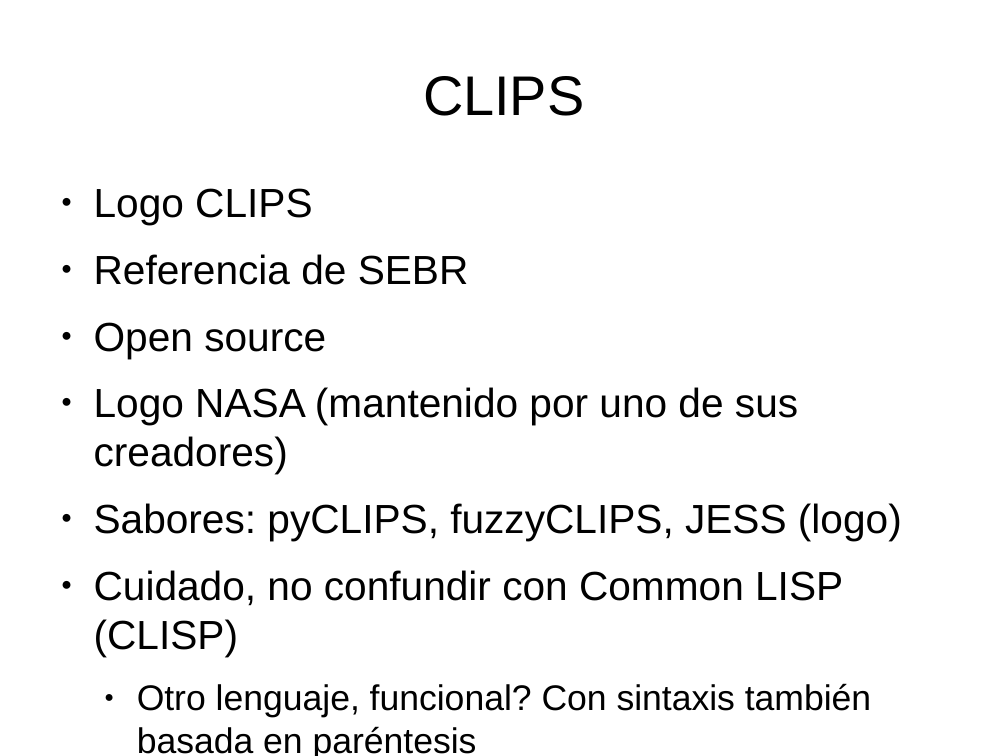
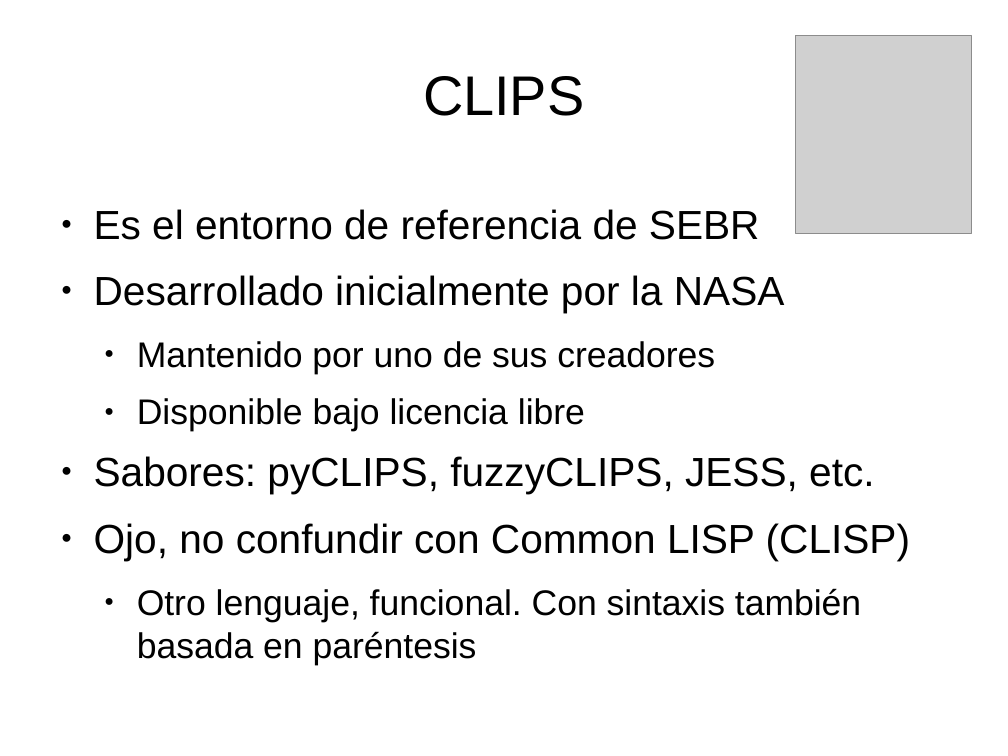
Before and after one commit to rompehielos013013013/gsiege, a slide deck: slide 8 of presentacion/expertoUCLM2014/SSEE-IA.odp. Drawn at 1008x756 pixels with LibreOffice and Linux fonts; fonts in the diff are those of the drawing; grey boxes stand for pictures. Boxes give left, top, right and bottom in pixels: in the first picture for what was removed or moved away, otherwise in the second. Text is boxed around its words. In the diff, an @@ line names an element or a change of style, - is before the commit and + after.

Commit message:
CLIPS

```diff
--- a/presentacion/expertoUCLM2014/SSEE-IA.odp
+++ b/presentacion/expertoUCLM2014/SSEE-IA.odp
@@ picture added at (796, 36, 972, 233) @@
@@ text at (94, 209, 910, 665): text changed @@
-● Logo CLIPS
-● Referencia de SEBR
-● Open source
-● Logo NASA (mantenido por uno de sus creadores)
-● Sabores: pyCLIPS, fuzzyCLIPS, JESS (logo)
-● Cuidado, no confundir con Common LISP (CLISP)
-  ● Otro lenguaje, funcional? Con sintaxis también basada en paréntesis
+● Es el entorno de referencia de SEBR
+● Desarrollado inicialmente por la NASA
+  ● Mantenido por uno de sus creadores
+  ● Disponible bajo licencia libre
+● Sabores: pyCLIPS, fuzzyCLIPS, JESS, etc.
+● Ojo, no confundir con Common LISP (CLISP)
+  ● Otro lenguaje, funcional. Con sintaxis también basada en paréntesis
```
Also in this commit, not shown: 3 other slides changed, 2 slides added, 1 slide removed.
